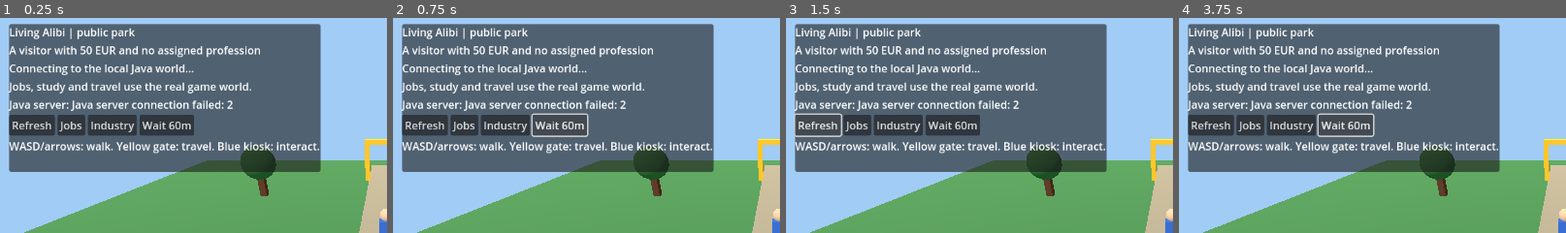
Above: before the commit, frames 1-4 (left to right).
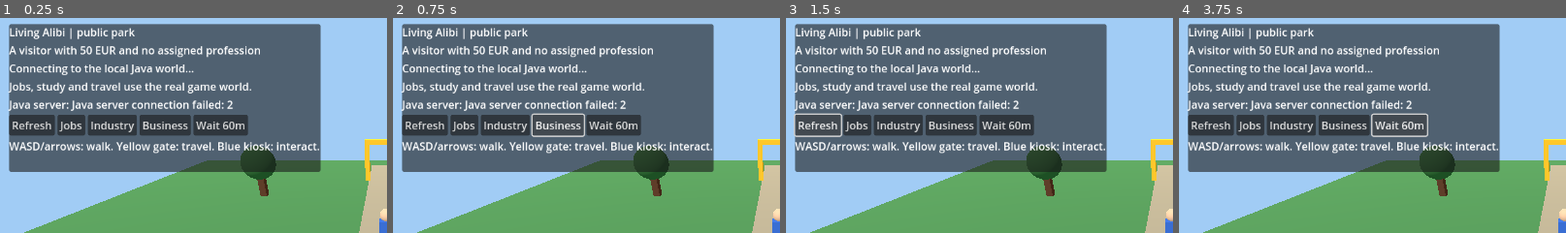
Above: after the commit, the same moments.

Repository: holovin777/living-alibi
Game: Godot game, scene res://scenes/park.tscn
Same seed, same stepped clock (60 frames per second), same inputs: the game is played once before the commit and once after it.
Inputs (mouse positions are % of the whole screen's width and height, from its top left):
- Up to frame 1 (0.25 s): no input
- Up to frame 2 (0.75 s): click (21, 25) at 0.5 s, where only the run after the commit has a clickable "Business"
- Up to frame 3 (1.5 s): click "Refresh" at 1.25 s
- Up to frame 4 (3.75 s): click "Jobs" at 2 s; click "Industry" at 2.75 s; click "Wait 60m" at 3.5 s
The pictures show only the part of the screen within x 0-50%, y 0-50%; the shares and areas given below are measured in that part.

The runs differ from the first frame. In frame 1, 1.6% of the frame differs, in the area x 36-65%, y 45-55%; in frame 2, 1.6%; in frame 3, 1.6%; in frame 4, 2.2%, in the area x 35-65%, y 44-56%.

Commit message:
feat(godot): open and manage owner shop via workshop kiosk with real nearby hires

Diff:
--- a/godot/scripts/ParkDemo.gd
+++ b/godot/scripts/ParkDemo.gd
@@ -19,6 +19,8 @@
 var _locations: Array = []
 var _job_offers: Array = []
 var _work_orders: Array = []
+var _business_report: Dictionary = {}
+var _business_candidates: Array = []
 
 var _heading: Label
 var _status: Label
@@ -43,6 +45,8 @@
     _api.job_offers_updated.connect(_on_job_offers_updated)
     _api.work_orders_updated.connect(_on_work_orders_updated)
     _api.industry_updated.connect(_on_industry_updated)
+    _api.business_updated.connect(_on_business_updated)
+    _api.business_candidates_updated.connect(_on_business_candidates_updated)
     _api.action_feedback.connect(_on_action_feedback)
     _api.request_failed.connect(_on_request_failed)
     _api.request_started.connect(_on_request_started)
@@ -301,6 +305,7 @@
     buttons.add_child(_button("Refresh", _refresh))
     buttons.add_child(_button("Jobs", _find_jobs))
     buttons.add_child(_button("Industry", _view_industry))
+    buttons.add_child(_button("Business", _view_business))
     buttons.add_child(_button("Wait 60m", _wait_one_hour))
     _hint = Label.new()
     _hint.text = "WASD/arrow keys to walk; E at gate; F at kiosk."
@@ -385,7 +390,9 @@
     _action_panel.visible = not _action_panel.visible
     if _action_panel.visible:
         _render_actions()
-        if _current_place in ["WORKSHOP", "OFFICE"] and not _api.is_busy():
+        if _current_place == "WORKSHOP" and not _api.is_busy():
+            _api.view_business()
+        elif _current_place == "OFFICE" and not _api.is_busy():
             _api.list_work_orders()
 
 func _render_actions() -> void:
@@ -409,6 +416,28 @@
         "WORKSHOP":
             _action_choices.add_child(_button("Apply: technician",
                     _apply_job.bind("technician")))
+            var business: Dictionary = _business_report
+            if not bool(business.get("registered", false)) or not bool(business.get("yours", false)):
+                _action_choices.add_child(_button("Register / acquire workshop · 15 EUR",
+                        _business_open))
+            else:
+                var cash := str(business.get("cash", 0))
+                var machine := bool(business.get("machine", false))
+                var label := Label.new()
+                label.text = "YOUR COMPANY | Bank: " + cash + " EUR | machine: " + str(machine)
+                _action_choices.add_child(label)
+                _action_choices.add_child(_button("Invest 10 EUR", _business_invest.bind(10)))
+                _action_choices.add_child(_button("Invest 25 EUR", _business_invest.bind(25)))
+                if not machine:
+                    _action_choices.add_child(_button("Buy fabrication machine · 25 EUR",
+                            _business_machine))
+                if machine and str(business.get("employeeId", "")) in ["", "<null>"]:
+                    for candidate in _business_candidates:
+                        var id := str(candidate.get("id", ""))
+                        var name := str(candidate.get("name", id))
+                        _action_choices.add_child(_button("Hire " + name + " · 10 EUR bonus",
+                                _business_hire.bind(id)))
+                _action_choices.add_child(_button("Withdraw 10 EUR", _business_withdraw.bind(10)))
         "OFFICE":
             _action_choices.add_child(_button("Apply: engineer",
                     _apply_job.bind("engineer")))
@@ -468,6 +497,31 @@
     if work_site == _current_place:
         _action_choices.add_child(_button("Work a paid 2-hour shift", _work))
 
+func _business_open() -> void:
+    if _near_kiosk() and not _api.is_busy():
+        _action_panel.visible = false
+        _api.business_open()
+
+func _business_invest(amount: int) -> void:
+    if _near_kiosk() and not _api.is_busy():
+        _action_panel.visible = false
+        _api.business_invest(amount)
+
+func _business_machine() -> void:
+    if _near_kiosk() and not _api.is_busy():
+        _action_panel.visible = false
+        _api.business_machine()
+
+func _business_hire(resident_id: String) -> void:
+    if _near_kiosk() and not _api.is_busy():
+        _action_panel.visible = false
+        _api.business_hire(resident_id)
+
+func _business_withdraw(amount: int) -> void:
+    if _near_kiosk() and not _api.is_busy():
+        _action_panel.visible = false
+        _api.business_withdraw(amount)
+
 func _apply_job(job_id: String) -> void:
     if _near_kiosk() and not _api.is_busy():
         _action_panel.visible = false
@@ -519,6 +573,10 @@
 func _view_industry() -> void:
     if not _api.is_busy():
         _api.view_industry()
+
+func _view_business() -> void:
+    if not _api.is_busy():
+        _api.view_business()
 
 func _wait_one_hour() -> void:
     if not _api.is_busy():
@@ -594,6 +652,30 @@
         ])
     _jobs.text = "\n".join(lines)
 
+func _on_business_updated(report: Dictionary) -> void:
+    _business_report = report
+    var employee := str(report.get("employeeName", "unemployed"))
+    var state := "NOT REGISTERED"
+    if bool(report.get("registered", false)):
+        state = "OWNED" if bool(report.get("yours", false)) else "SOMEONE ELSE'S BUSINESS"
+    _jobs.text = "SMALL WORKSHOP: %s | bank %s EUR | machine %s\n" % [
+        state, str(report.get("cash", 0)), str(report.get("machine", false))
+    ]
+    _jobs.text += "Employee %s | parts in stock %s | paid hours today %s" % [
+        employee, str(report.get("spareParts", 0)), str(report.get("paidHoursToday", 0))
+    ]
+    if _action_panel.visible and _current_place == "WORKSHOP":
+        _render_actions()
+        if not _api.is_busy():
+            _api.business_candidates()
+
+func _on_business_candidates_updated(candidates: Array) -> void:
+    _business_candidates = candidates
+    if _action_panel.visible and _current_place == "WORKSHOP":
+        _render_actions()
+        if not _api.is_busy():
+            _api.list_work_orders()
+
 func _on_industry_updated(report: Dictionary) -> void:
     _jobs.text = "QUARRY: iron ore %s, copper ore %s | mined cargo %s\n" % [
         str(report.get("ironRemaining", 0)), str(report.get("copperRemaining", 0)),
